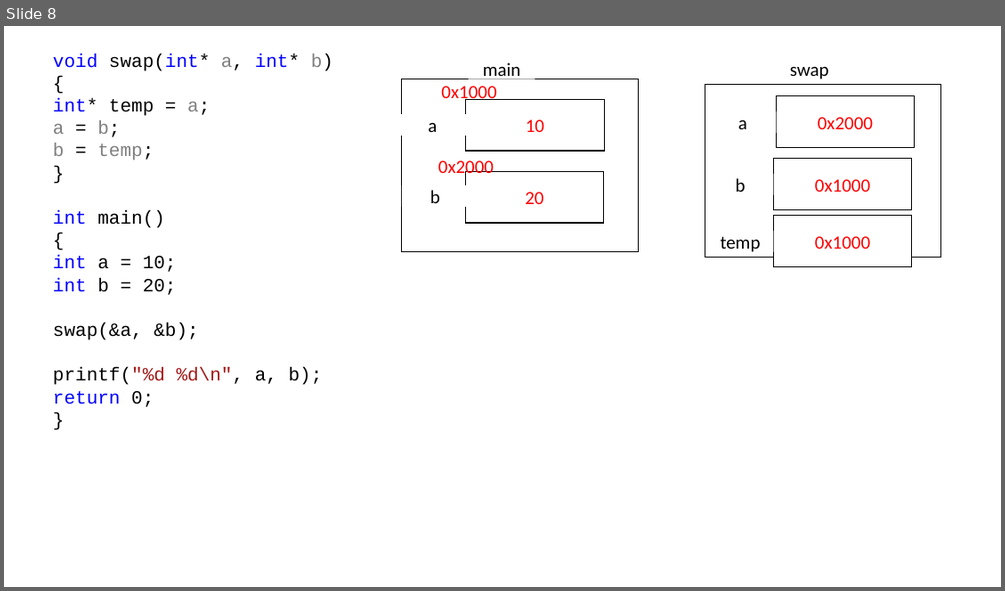
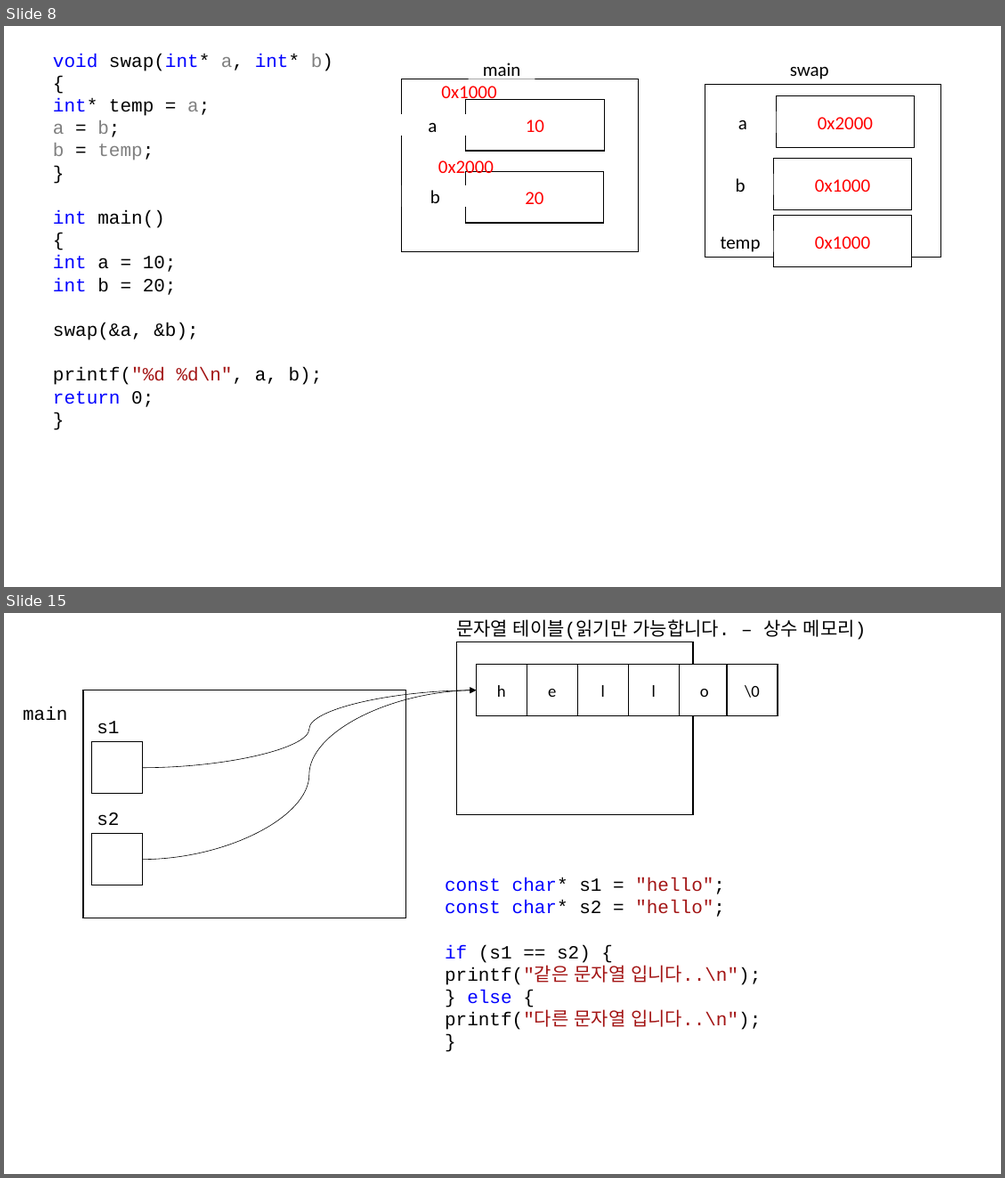
Before and after one commit to HongHeeJung/220117_c, a slide deck: 220117.pptx. Shown one above the other, each under a label of ours: slide 8 before the commit, slides 8 and 15 after it; the slides between them are not shown. The pictures are 1005x591 and 1005x1178 pixels, drawn with LibreOffice and Linux fonts; fonts in the diff are those of the drawing. Boxes give left, top, right and bottom in pixels: in the first picture for what was removed or moved away, otherwise in the second. Text is boxed around its words. In the diff, an @@ line names an element or a change of style, - is before the commit and + after.

```diff
--- a/220117.pptx
+++ b/220117.pptx
@@ slide 15 added at [4,613,1001,1174], background #FFFFFF @@
@@ text added at [456,619,866,640], 18 pt, text #000000 @@
+문자열 테이블(읽기만 가능합니다. – 상수 메모리)
@@ rectangle added at [456,642,693,815], fill #FFFFFF, outline #000000 1 pt @@
@@ rectangle added at [476,665,526,716], fill #FFFFFF, outline #000000 1 pt, 16 pt, text #000000 @@
+h
@@ rectangle added at [526,665,577,716], fill #FFFFFF, outline #000000 1 pt, 16 pt, text #000000 @@
+e
@@ rectangle added at [577,665,629,716], fill #FFFFFF, outline #000000 1 pt, 16 pt, text #000000 @@
+l
@@ rectangle added at [629,665,680,716], fill #FFFFFF, outline #000000 1 pt, 16 pt, text #000000 @@
+l
@@ rectangle added at [680,665,730,716], fill #FFFFFF, outline #000000 1 pt, 16 pt, text #000000 @@
+o
@@ rectangle added at [727,665,778,716], fill #FFFFFF, outline #000000 1 pt, 16 pt, text #000000 @@
+\0
@@ rectangle added at [83,690,406,917], fill #FFFFFF, outline #000000 1 pt @@
@@ curved arrow added from (142, 768) to (476, 690), #000000 0.5 pt @@
@@ curved arrow added from (142, 859) to (476, 690), #000000 0.5 pt @@
@@ text added at [23,706,67,720], 18 pt, text #000000 @@
+main
@@ rectangle added at [91,742,142,793], fill #FFFFFF, outline #000000 1 pt @@
@@ text added at [97,721,119,734], 18 pt, text #000000 @@
+s1
@@ text added at [97,812,119,826], 18 pt, text #000000 @@
+s2
@@ rectangle added at [91,834,142,885], fill #FFFFFF, outline #000000 1 pt @@
@@ text added at [445,877,760,1030], 18 pt, text #A31515 @@
+const char* s1 = "hello";
+const char* s2 = "hello";
+if (s1 == s2) {
+printf("같은 문자열 입니다..\n");
+} else {
+printf("다른 문자열 입니다..\n");
+}
```
Also in this commit, not shown: 4 other slides added, 4 other files.
